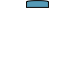
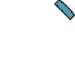
Layers edited between the first and the second (75, 75) image:
moved "Ellipse 2 copie 5" (1st of 2, in "bullet") into group "bullet" over (x1=26, y1=0, x2=49, y2=8)
added group "bullet diagonale" with 5 layers over (x1=26, y1=0, x2=75, y2=21)
added layer "Ellipse 2 copie 5" (2nd of 2, in "bullet diagonale") in group "bullet diagonale" over (x1=54, y1=0, x2=75, y2=21)
